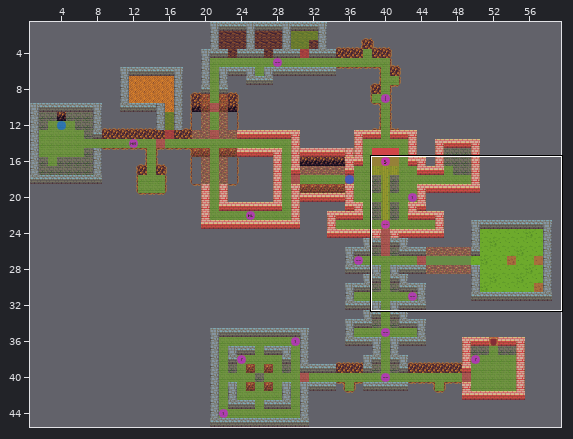
Two versions of a level (Tiled map, res/map.tmx). Above: a wide view before the commit, with the close-up outlined.
Close-up. The starting point:
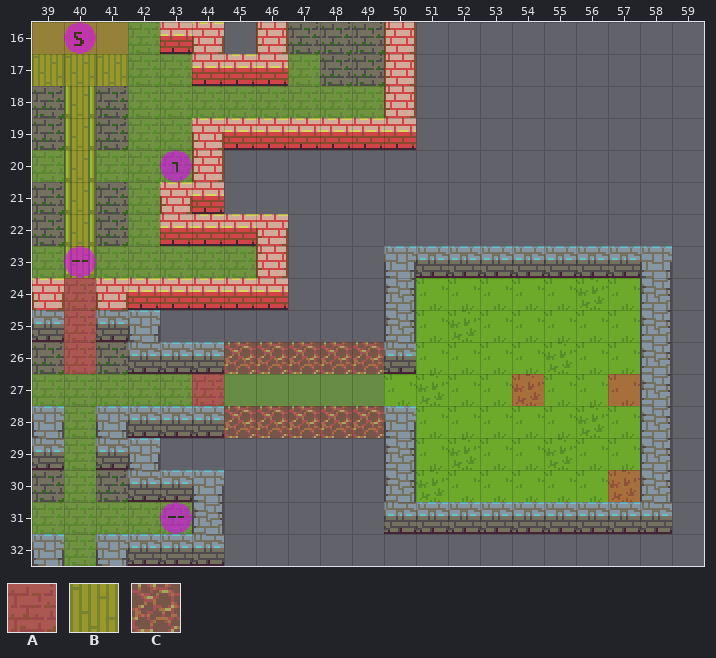
Cells are 16x16 px. Shown: x 39..59, y 16..32. The commit also changed other parts of the map, which this record leaves out. Not drawn, because the pictures are missing: unchanged layer "props".
Key: from "tiles": A 9, B 11, C 74.
_ is an empty cell.
Layers that did not change in this view are not listed.
Layer "walkable" before, first column x 39:
16 BBBB_________________
17 BBBBB___B____________
18 _B_BBBBBBBB__________
19 _B_BB________________
20 BBBBB________________
21 _B_B_________________
22 _B_B_________________
23 BBBBBBB______________
24 _A__________BBBBBBB__
25 _A__________BBBBBBB__
26 _A____CCCCC_BBBBBBB__
27 BBBBBABBBBBBBBBABBA__
28 _B____CCCCC_BBBBBBB__
29 _B__________BBBBBBB__
30 _B__________BBBBBBA__
31 BBBBB________________
32 _B___________________
After:
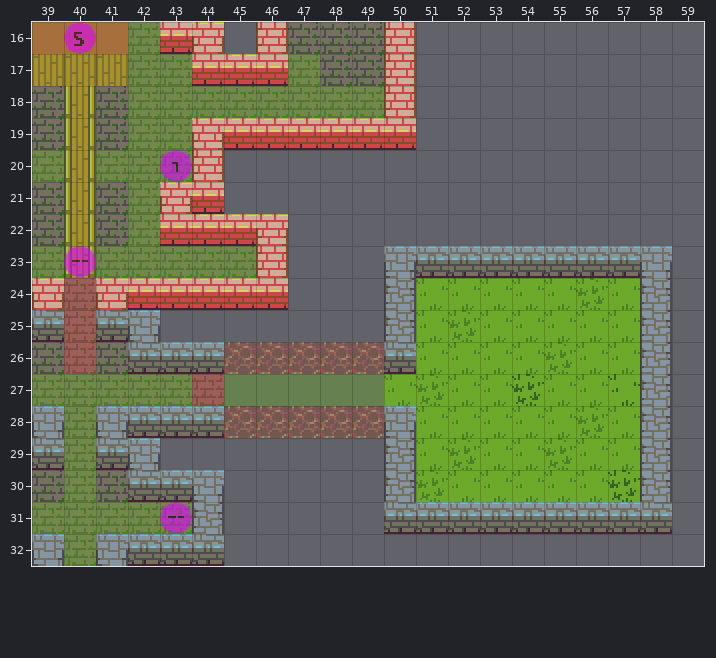
See-through tiles are keyed as they look on the map.
The edit:
layer "walkable" opacity 59% -> 42%
Layer "walkable":
y 27: x 54 A -> _; x 57 A -> _
y 30: x 57 A -> _
